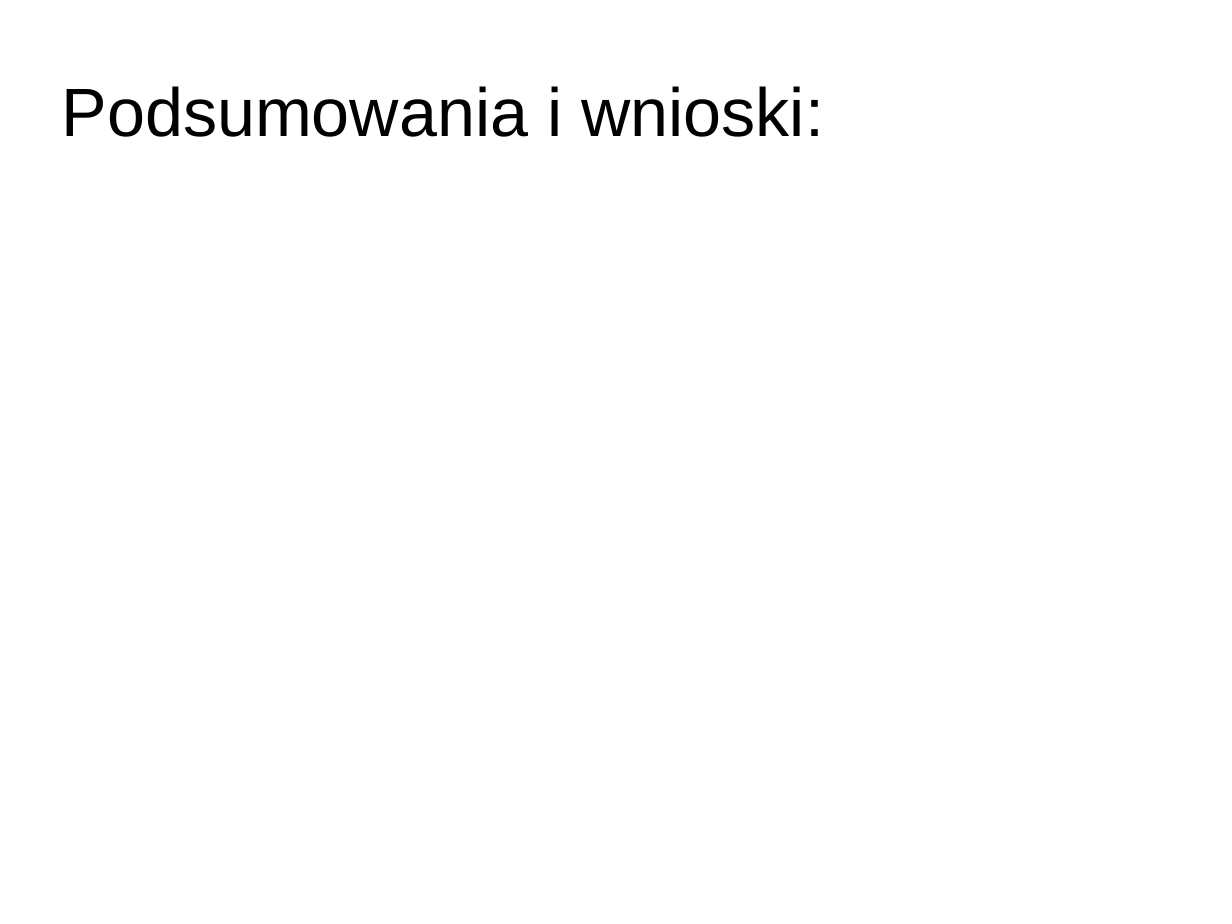
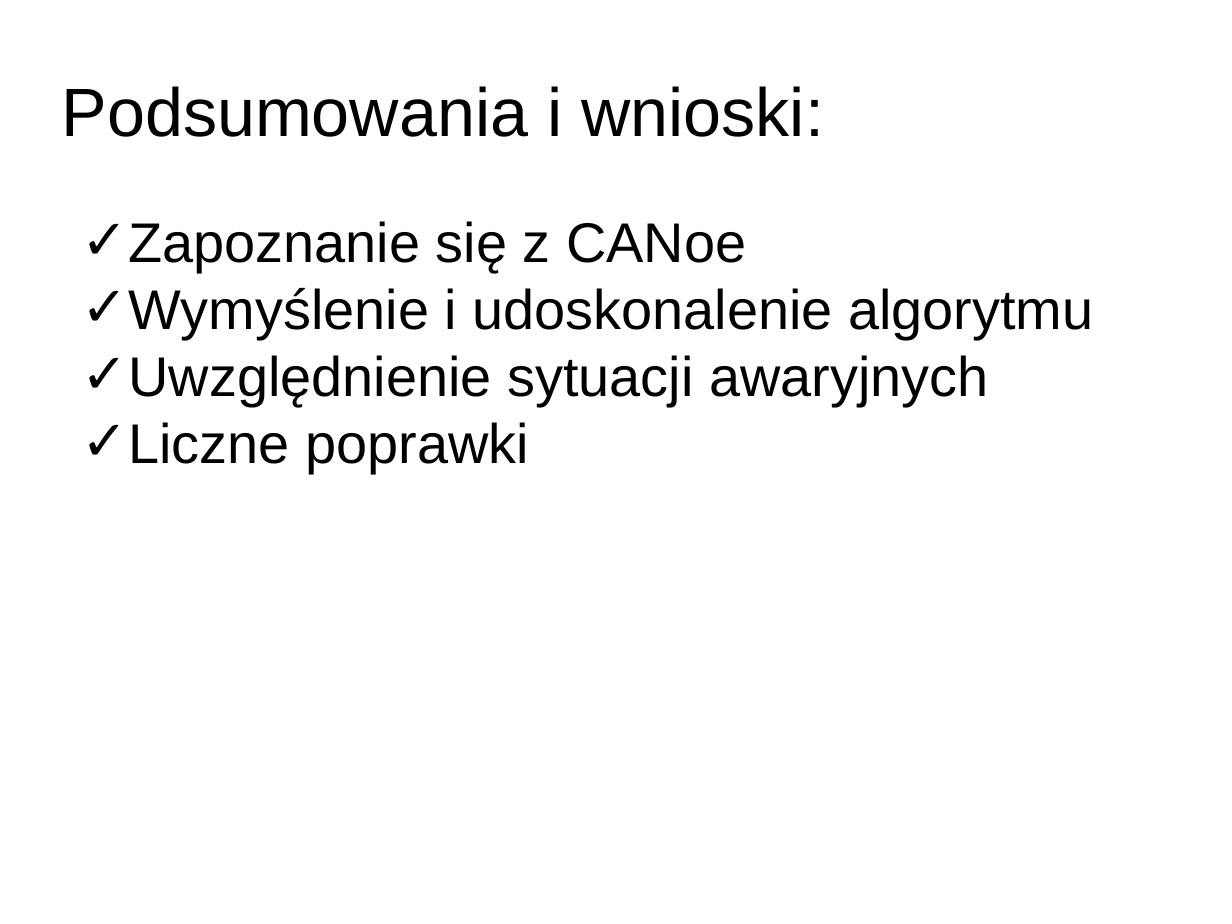
Before and after one commit to AleksanderPasiut/APProject_TrafficLights, a slide deck: slide 13 of prezentacja.pptx. Drawn at 1232x924 pixels with LibreOffice and Linux fonts; fonts in the diff are those of the drawing; background and template pictures are left out. Boxes give left, top, right and bottom in pixels: in the first picture for what was removed or moved away, otherwise in the second. Text is boxed around its words. In the diff, an @@ line names an element or a change of style, - is before the commit and + after.

```diff
--- a/prezentacja.pptx
+++ b/prezentacja.pptx
@@ text added at <box>129,221,1093,473</box>, 36 pt, text #000000 @@
+✓ Zapoznanie się z CANoe
+✓ Wymyślenie i udoskonalenie algorytmu
+✓ Uwzględnienie sytuacji awaryjnych
+✓ Liczne poprawki
```
Also in this commit, not shown: 2 other slides changed.
